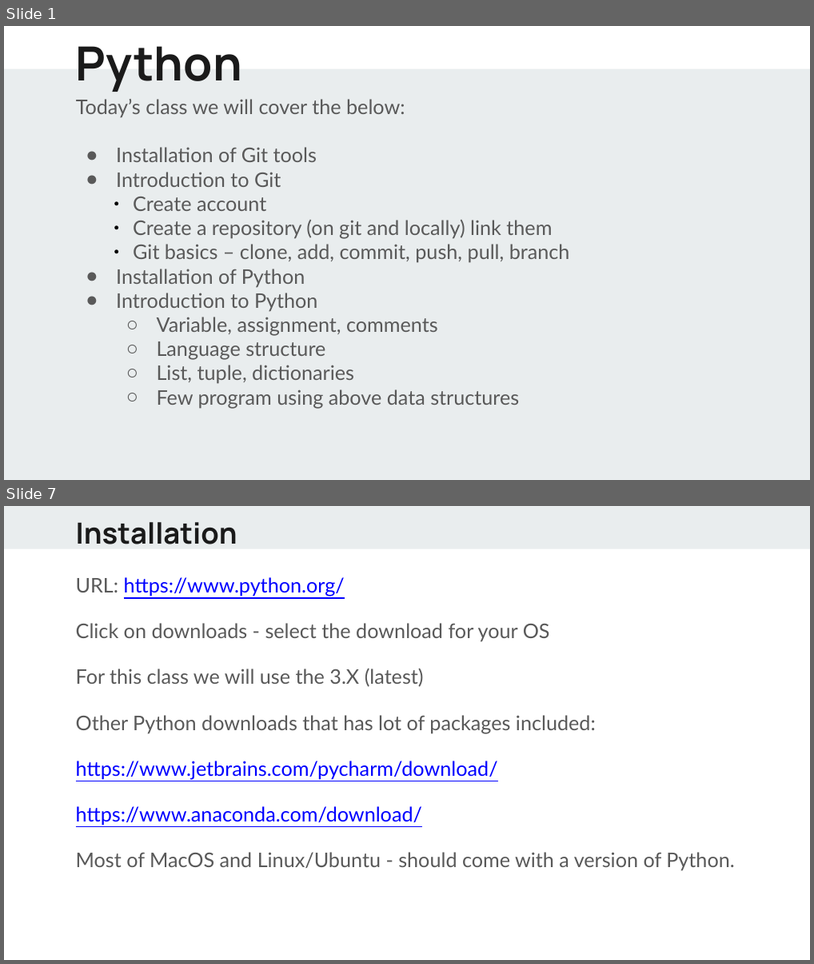
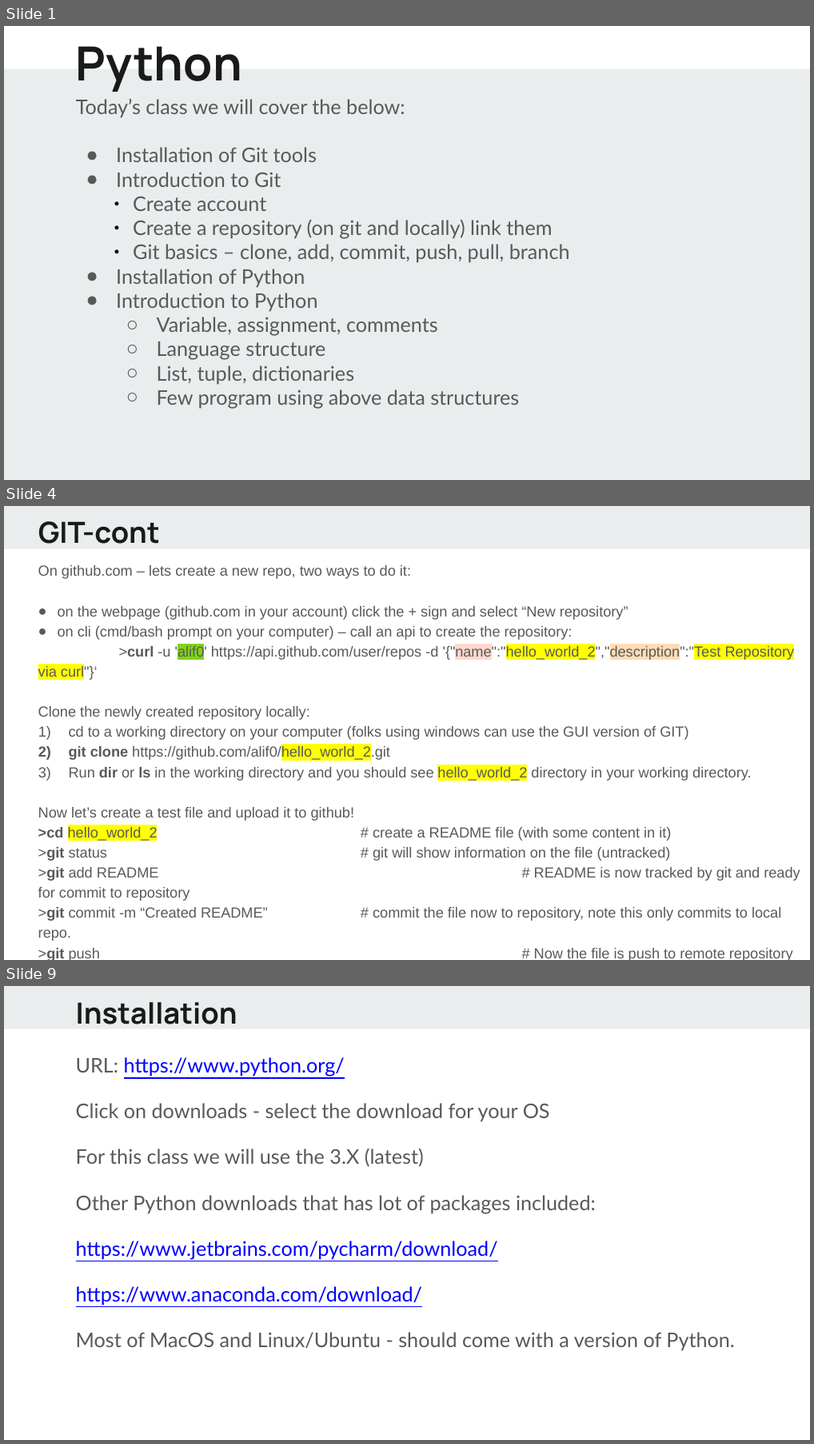
Before and after one commit to alif0/hello_world, a slide deck: lectures/Python - day1.pptx. Shown one above the other, each under a label of ours: slides 1 and 7 before the commit, slides 1, 4 and 9 after it; the slides between them are not shown. The pictures are 814x964 and 814x1444 pixels, drawn with LibreOffice and Linux fonts; fonts in the diff are those of the drawing. Boxes give left, top, right and bottom in pixels: in the first picture for what was removed or moved away, otherwise in the second. Text is boxed around its words. In the diff, an @@ line names an element or a change of style, - is before the commit and + after.

```diff
--- a/lectures/Python - day1.pptx
+++ b/lectures/Python - day1.pptx
@@ slide 4 added at box(4, 506, 810, 960), background #FFFFFF; not listed: 1 template element that a slide beside it also shows @@
@@ text added at box(38, 521, 160, 544), 26 pt, text #1A1A1A, bold @@
+GIT-cont
@@ text added at box(38, 565, 800, 960), 13 pt, text #595959 @@
+On github.com – lets create a new repo, two ways to do it:
+● on the webpage (github.com in your account) click the + sign and select “New repository”
+● on cli (cmd/bash prompt on your computer) – call an api to create the repository:
+>curl -u 'alif0' https://api.github.com/user/repos -d '{"name":"hello_world_2","description":"Test Repository via curl"}‘
+Clone the newly created repository locally:
+1) cd to a working directory on your computer (folks using windows can use the GUI version of GIT)
+2) git clone https://github.com/alif0/hello_world_2.git
+3) Run dir or ls in the working directory and you should see hello_world_2 directory in your working directory.
+Now let’s create a test file and upload it to github!
+>cd hello_world_2 # create a README file (with some content in it)
+>git status # git will show information on the file (untracked)
+>git add README # README is now tracked by git and ready for commit to repository
+>git commit -m “Created README” # commit the file now to repository, note this only commits to local repo.
+>git push # Now the file is push to remote repository on github.com (see it at github).
@@ what was slide 7 is now slide 9 @@
```
Also in this commit, not shown: 7 slides changed, 1 other slide added.
